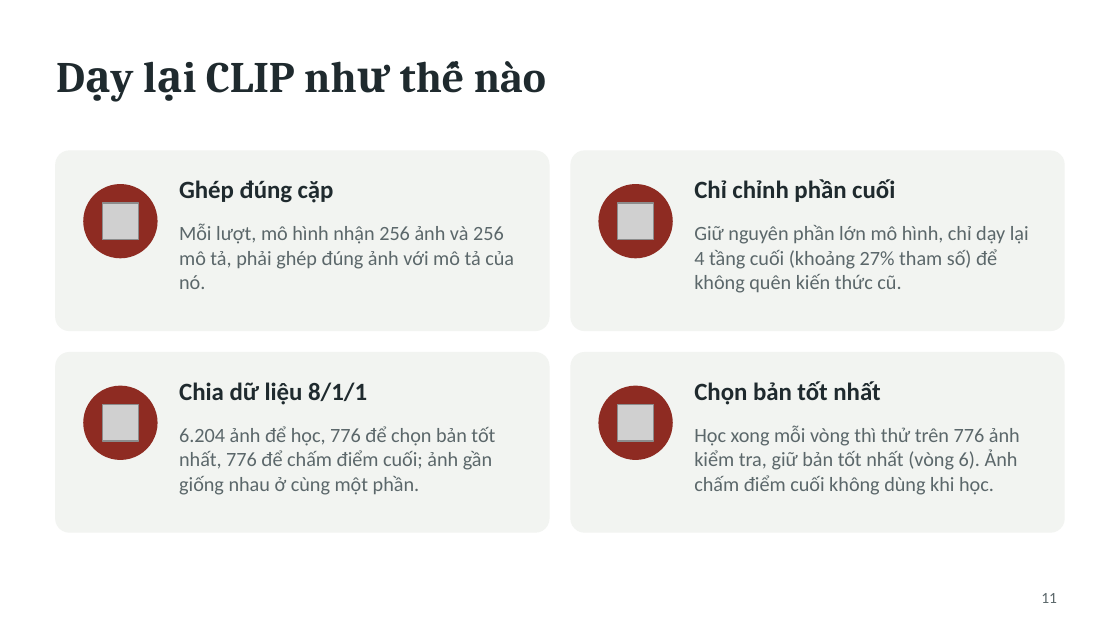
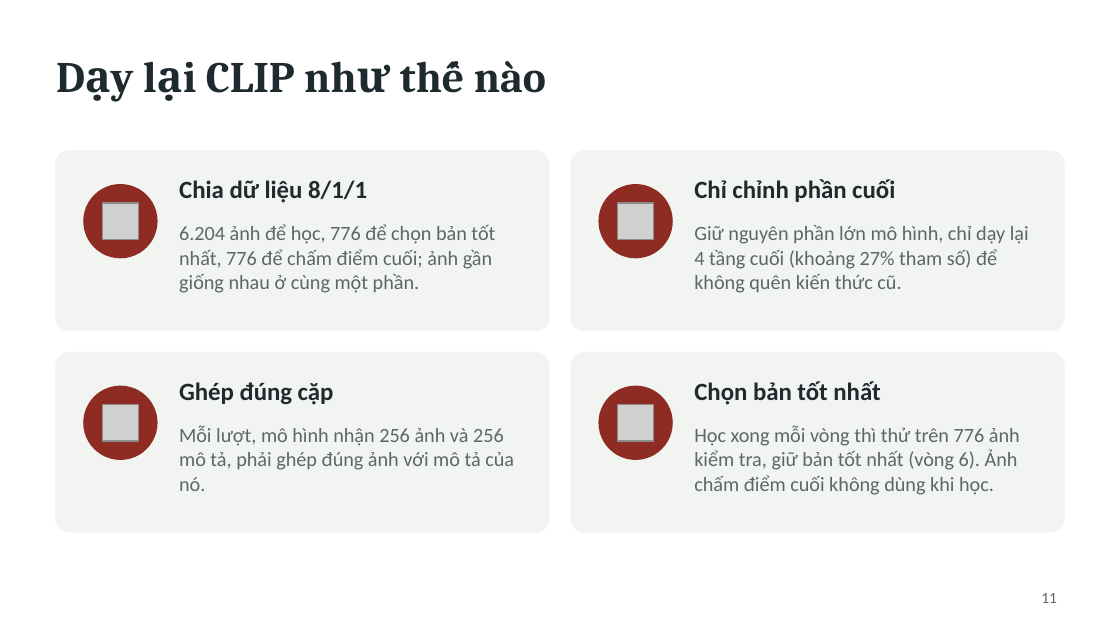
Before and after one commit to DuyLuanVo/KIS-AAI-DM-Master, a slide deck: slide 11 of reports/ThuyetTrinh_KIS_CLIP.pptx. Drawn at 1120x630 pixels with LibreOffice and Linux fonts; fonts in the diff are those of the drawing; grey boxes stand for pictures. Boxes give left, top, right and bottom in pixels: in the first picture for what was removed or moved away, otherwise in the second. Text is boxed around its words. In the diff, an @@ line names an element or a change of style, - is before the commit and + after.

```diff
--- a/reports/ThuyetTrinh_KIS_CLIP.pptx
+++ b/reports/ThuyetTrinh_KIS_CLIP.pptx
@@ text "Chia dữ liệu 8/1/1": place and size @@
-text "Chia dữ liệu 8/1/1" at [179,382,367,405]
+text "Chia dữ liệu 8/1/1" at [179,180,367,203]
@@ text "6.204 ảnh để học, 776 ...": place and size @@
-text "6.204 ảnh để học, 776 ..." at [179,426,495,495]
+text "6.204 ảnh để học, 776 ..." at [179,224,495,293]
@@ text "Ghép đúng cặp": place and size @@
-text "Ghép đúng cặp" at [179,180,334,203]
+text "Ghép đúng cặp" at [179,382,334,405]
@@ text "Mỗi lượt, mô hình nhận ...": place and size @@
-text "Mỗi lượt, mô hình nhận ..." at [179,224,514,289]
+text "Mỗi lượt, mô hình nhận ..." at [179,425,514,491]
```
Also in this commit, not shown: 1 other slide changed, 1 slide added, 6 other files.
